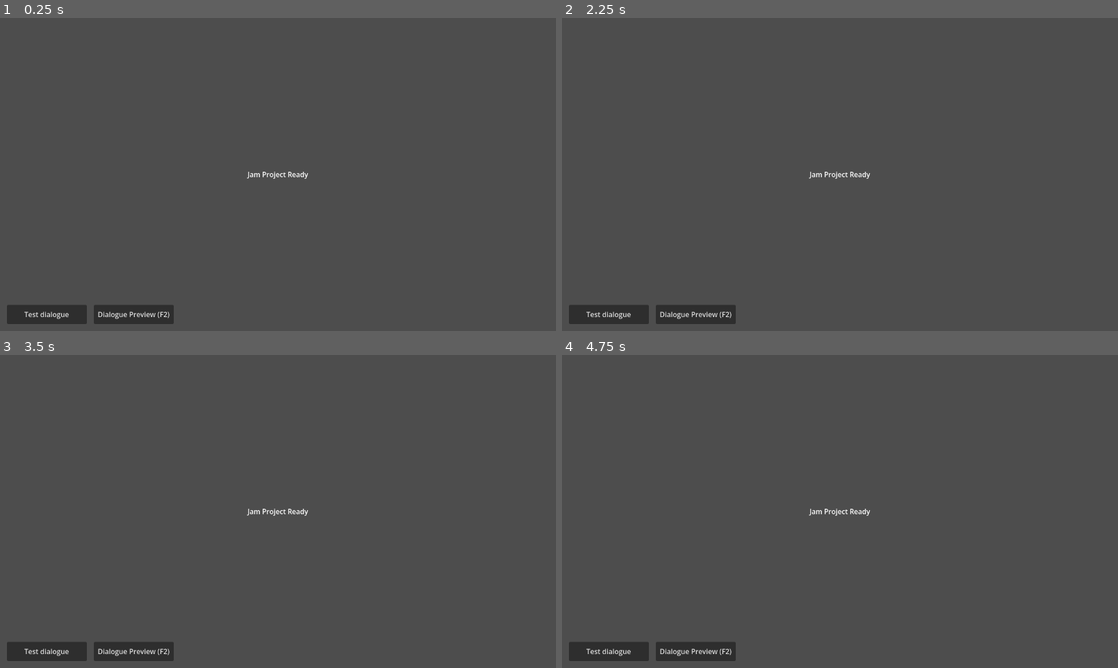
Above: before the commit, frames 1-4 (two rows, left to right).
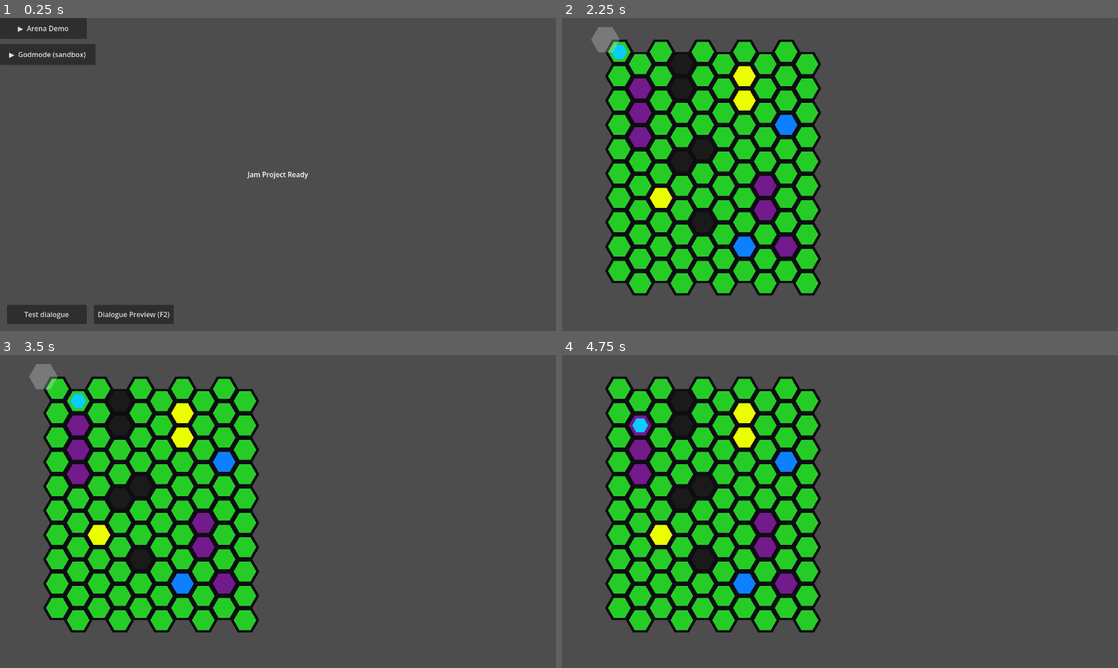
Above: after the commit, the same moments.

Repository: TortikP/GameJamProject
Game: Godot game, scene res://scenes/main.tscn
Two runs of this game, one before a commit and one after it. Both use one fixed random seed, a clock stepped at 60 frames per second and the inputs below.
Inputs (mouse positions are in pixels of both pictures, inside the frame that each line leads up to):
- Up to frame 1 (0.25 s): no input
- Up to frame 2 (2.25 s): click "Test dialogue" at 0.5 s; click "Dialogue Preview (F2)" at 1.25 s; click (606, 27) at 2 s, where only the run after the commit has a clickable "▶ Arena Demo"
- Up to frame 3 (3.5 s): tap Enter at 2.75 s; move the mouse to (400, 495) at 2.77 s; hold D (hex_move_bottom_right) from 2.78 s (still down); tap S (hex_move_bottom) at 2.85 s; click (400, 495) at 2.92 s; tap Space at 3.02 s
- Up to frame 4 (4.75 s): tap Space at 3.5, 3.77 s; move the mouse to (728, 527) at 3.52 s; release D (hex_move_bottom_right) at 3.53 s; hold A (hex_move_bottom_left) 3.53-4.28 s; tap W (hex_move_top) at 3.6 s; tap Enter at 4.25, 4.35 s; move the mouse to (895, 442) at 4.27 s; hold D (hex_move_bottom_right) from 4.28 s (still down)

The runs differ from the first frame. In frame 1, 2.0% of the frame differs, in the area x 0-18%, y 0-15%; in frame 2, 31%, in the area x 1-56%, y 2-98%; in frame 3, 31%; in frame 4, 31%.
Error before the commit: Parse Error: Identifier "_preview" not declared in the current scope. (res://scripts/main.gd:61)

Commit message:
fix(main): remove dead _toggle_preview / _input / _on_debug_btn_pressed
Leftover from 957163f (dev-console drop) — these reference _preview,
_debug_layer, PREVIEW_SCENE which were never declared. Godot 4.6 parser
fails on the file, blocking project load. Functions were orphans:
_on_debug_btn_pressed not connected to any signal in main.tscn,
_input handler for F2 conflicts with new godmode_clear action.

main.tscn DebugBtn ("Dialogue Preview (F2)") and DebugLayer nodes are
orphan UI but harmless — leaving them, not in scope of 004-godmode-base.

Diff:
--- a/scripts/main.gd
+++ b/scripts/main.gd
@@ -45,22 +45,3 @@
 
 func _on_test_dialogue_pressed() -> void:
 	DialogueManager.request(&"respawn", {"run_count": 1})
-
-
-func _on_debug_btn_pressed() -> void:
-	_toggle_preview()
-
-
-func _input(event: InputEvent) -> void:
-	if event is InputEventKey and event.pressed and event.keycode == KEY_F2:
-		_toggle_preview()
-		get_viewport().set_input_as_handled()
-
-
-func _toggle_preview() -> void:
-	if _preview == null:
-		_preview = load(PREVIEW_SCENE).instantiate()
-		_debug_layer.add_child(_preview)
-		_debug_layer.visible = true
-	else:
-		_debug_layer.visible = not _debug_layer.visible
